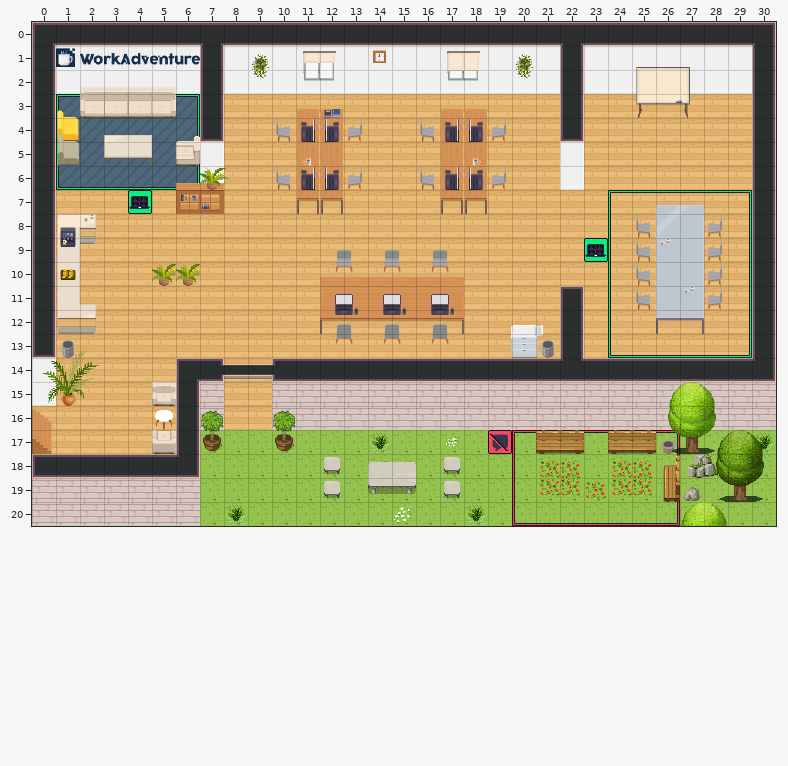
Level history. Tiled map (JSON): map.tmj. Above is the file before it was changed.
Cells are 32x32 px. Shown: x 0..30, y 0..20.
The result:
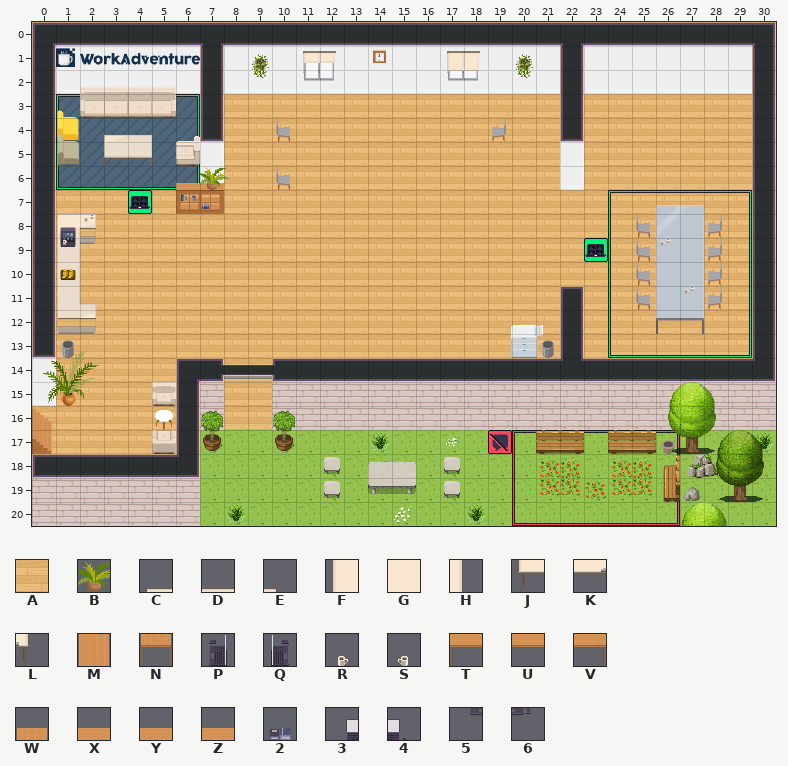
Key: from "Chunk 1": A 10, B 57, C 70, D 71, E 72, F 78, G 79, H 80, J 85, K 86, L 87, M 91, N 98, P 155, Q 156, R 158, S 158 flipped left-right, T 163, U 164, V 165, W 169, X 176, Y 177, Z 178, 2 197, 3 200, 4 201, 5 202, 6 203.
_ is an empty cell.
What changed:
Layer "floor/floor1":
Tile A is removed in row 3 at x 11; in rows 4 to 7 at x 11 to 12.
Layer "furniture/furniture1":
Tile B is removed in row 10 at x 5 to 6.
Layer "furniture/furniture2":
Tile C is removed in row 1 at x 25.
Tile D is removed in row 1 at x 26.
Tile E is removed in row 1 at x 27.
Tile F is removed in row 2 at x 25.
Tile G is removed in row 2 at x 26.
Tile H is removed in row 2 at x 27.
Tile J is removed in row 3 at x 25.
Tile K is removed in row 3 at x 26.
Tile L is removed in row 3 at x 27.
Tile M is removed in rows 4 to 6 at x 11 to 12.
Tile N is removed in row 7 at x 11 to 12.
Layer "furniture/furniture3":
Tile P gives way to tile A in row 4 at x 11 and 17; in row 6 at x 11 and 17.
Tile Q gives way to tile A in row 4 at x 12 and 18; in row 6 at x 12 and 18.
Tile R gives way to tile A in row 5 at x 18.
Tile S gives way to tile A in row 5 at x 11.
Tile T gives way to tile A in row 12 at x 12.
Tile U gives way to tile A in row 12 at x 13 to 16.
Tile V gives way to tile A in row 12 at x 17.
The edit adds tile A in row 3 at x 11 to 12 and 17 to 18; in row 4 at x 13 and 16; in row 5 at x 12 and 17; in row 6 at x 13, 16 and 19; in row 7 at x 11 to 12 and 17 to 18; in rows 9 to 11 at x 12 to 17.
The edit adds tile A in row 13 at x 12 to 17.
Layer "above/above1":
Tile W is removed in row 3 at x 11 to 12 and 17 to 18.
Tile X is removed in row 10 at x 12.
Tile Y is removed in row 10 at x 13 to 16.
Tile Z is removed in row 10 at x 17.
Layer "above/above2":
Tile 2 is removed in row 3 at x 12.
Tile 3 is removed in row 11 at x 12, 14 and 16.
Tile 4 is removed in row 11 at x 13, 15 and 17.
Tile 5 is removed in row 12 at x 12, 14 and 16.
Tile 6 is removed in row 12 at x 13, 15 and 17.
